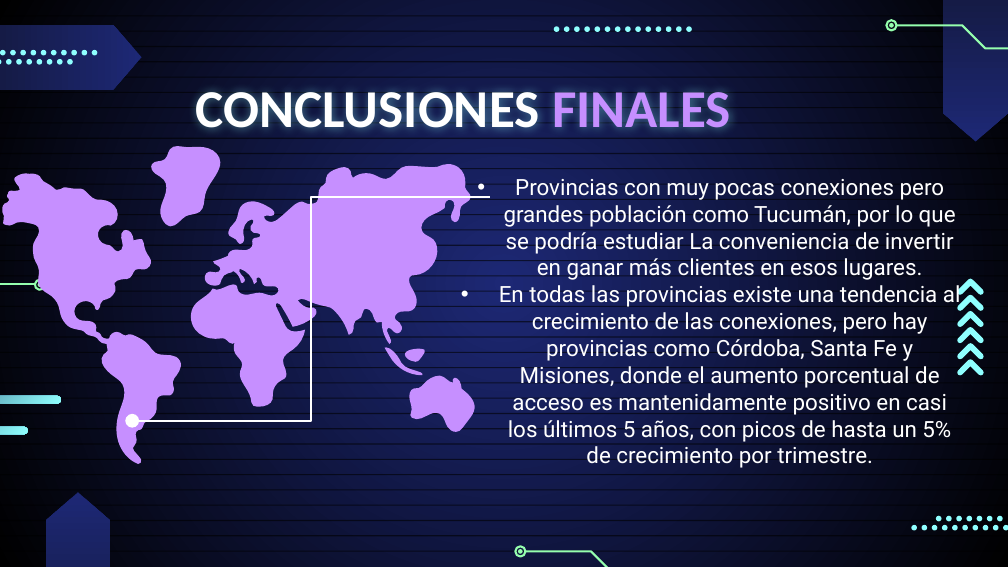
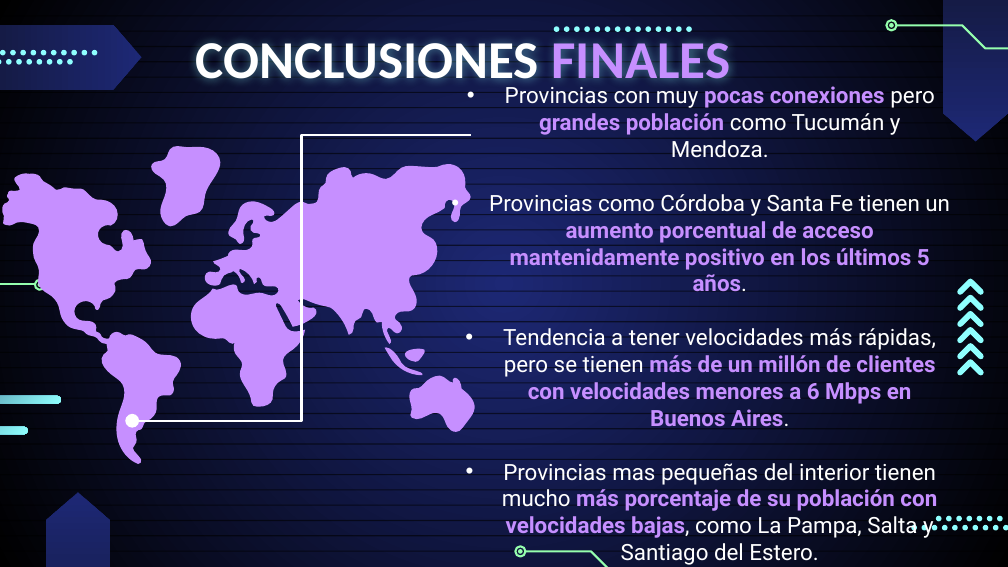
Before and after one commit to ISadir/PI02-Henry, a slide deck: slide 3 of Presentación PI02.pptx. Drawn at 1008x567 pixels with LibreOffice and Linux fonts; fonts in the diff are those of the drawing. Boxes give left, top, right and bottom in pixels: in the first picture for what was removed or moved away, otherwise in the second. Text is boxed around its words. In the diff, an @@ line names an element or a change of style, - is before the commit and + after.

```diff
--- a/Presentación PI02.pptx
+++ b/Presentación PI02.pptx
@@ title "CONCLUSIONES FINALES": place and size @@
-title "CONCLUSIONES FINALES" at box(196, 83, 731, 140)
+title "CONCLUSIONES FINALES" at box(195, 34, 731, 91)
@@ text at box(489, 113, 950, 565): text changed @@
-• Provincias con muy pocas conexiones pero grandes población como Tucumán, por lo que se podría estudiar La conveniencia de invertir en ganar más clientes en esos lugares.
-• En todas las provincias existe una tendencia al crecimiento de las conexiones, pero hay provincias como Córdoba, Santa Fe y Misiones, donde el aumento porcentual de acceso es mantenidamente positivo en casi los últimos 5 años, con picos de hasta un 5% de crecimiento por trimestre.
+• Provincias con muy pocas conexiones pero grandes población como Tucumán y Mendoza.
+• Provincias como Córdoba y Santa Fe tienen un aumento porcentual de acceso mantenidamente positivo en los últimos 5 años.
+• Tendencia a tener velocidades más rápidas, pero se tienen más de un millón de clientes con velocidades menores a 6 Mbps en Buenos Aires.
+• Provincias mas pequeñas del interior tienen mucho más porcentaje de su población con velocidades bajas, como La Pampa, Salta y Santiago del Estero.
@@ elbow arrow moved from (490, 197) - (132, 420) to (471, 135) - (132, 420) @@
```
Also in this commit, not shown: 3 other slides changed, 1 slide removed, 2 other files.
